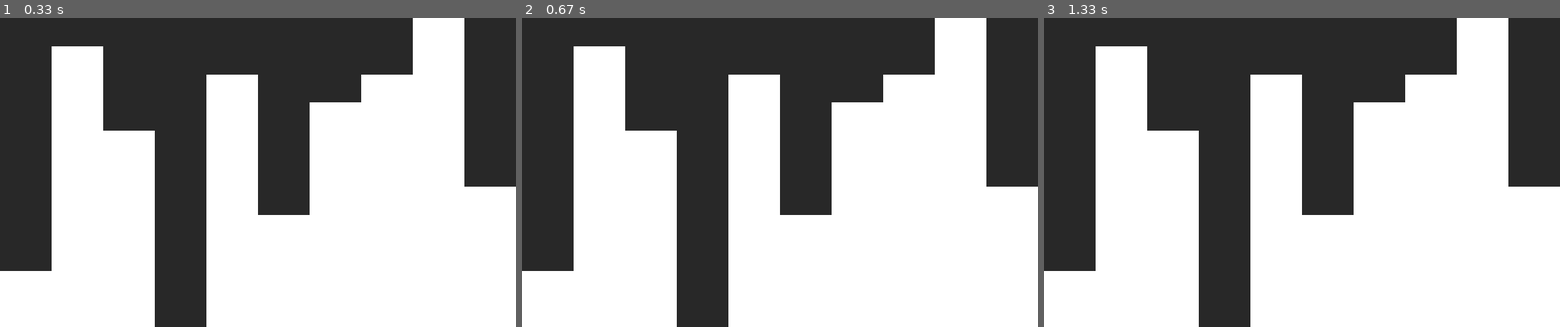
Above: before the commit, frames 1-3 (left to right).
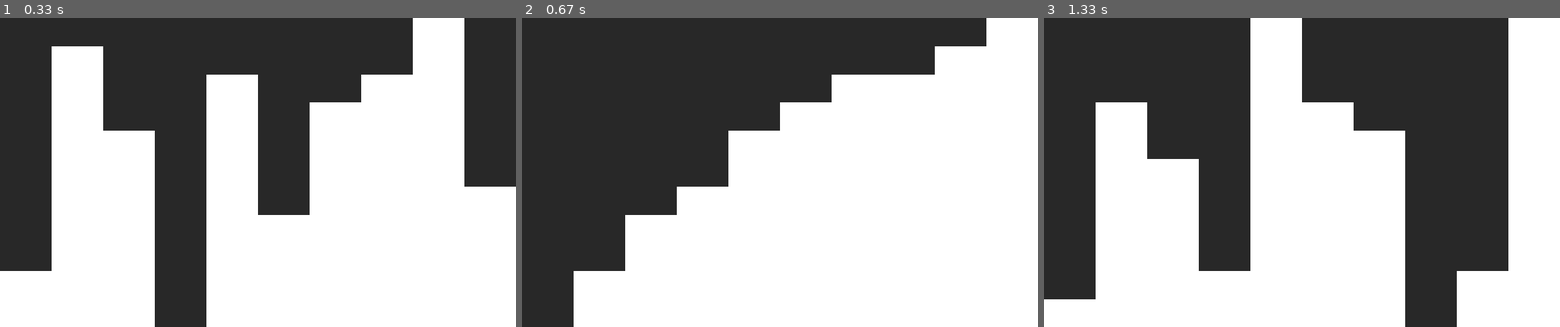
Above: after the commit, the same moments.

Repository: Ayden-Hogeveen-Git/PygameSortingAnimations
Game: pygame game, started from main.py
Same seed, same stepped clock (60 frames per second), same inputs: the game is played once before the commit and once after it.
Inputs:
- Up to frame 1 (0.33 s): no input
- Up to frame 2 (0.67 s): tap Enter at 0.33 s
- Up to frame 3 (1.33 s): hold R 0.67-1.13 s

Frame 1 is identical in both runs. In frame 2, 29% of the frame differs, in the area x 0-100%, y 0-100%; in frame 3, 34%.

Commit message:
Implemented quickSort, going to take a break for a bit, maybe have some lunch.

Diff:
--- a/quickSort.py
+++ b/quickSort.py
@@ -25,3 +25,60 @@
 
     Called "quick" sort because of the average case being O(nlogn)
     """
+    def __init__(self, arr):
+        self.arr = arr
+        self.first = 0
+        self.last = len(arr)
+
+    def partition(self, first, last):
+        """
+        Uses pointers to sort all values less than the pivot to the left, and all greater than the pivot to the right
+        Then returns the location of the pivot in that case
+        :param first: int (first index of the list)
+        :param last: int (last index of the list)
+        :return small: int (pivot location in sorted list)
+        """
+        pivot = self.arr[first]
+        # Initializes 2 pointers, big 1 index after pivot, small at other end of list
+        big = first + 1
+        small = last
+
+        # Continue until big and small cross
+        while big <= small:
+            # Stop when bigger than pivot
+            while big <= last and self.arr[big] <= pivot:
+                big += 1
+            # Stop when smaller than pivot
+            while self.arr[small] > pivot:
+                small -= 1
+
+            # Swap big and small
+            if big < small:
+                self.arr[small], self.arr[big] = self.arr[big], self.arr[small]
+
+        # Swap pivot to final index
+        self.arr[first], self.arr[small] = self.arr[small], self.arr[first]
+        return small
+
+    def sort_helper(self, first, last):
+        """
+        Recursive helper function to sort the list using the partition
+        :param first: int (first index of the list)
+        :param last: int (last index of the list)
+        :return self.arr: arr (sorted list)
+        """
+        if first >= last:
+            return self.arr
+        pivotIndex = self.partition(first, last)
+        print(self.arr)
+        self.sort_helper(first, pivotIndex - 1)
+        self.sort_helper(pivotIndex + 1, last)
+        return self.arr
+
+    def sort(self):
+        """
+        Recursively sorts the list using the partition
+        :return self.arr: arr (sorted list)
+        """
+
+        return self.sort_helper(0, len(self.arr) - 1)
--- a/sortVisual.py
+++ b/sortVisual.py
@@ -30,10 +30,10 @@
         self.arr = self.createArr()
 
         # ---- Algorithms ---- #
-        self.qSort = QuickSort()
+        self.qSort = QuickSort(self.arr)
         self.mSort = MergeSort()
 
-        self.algorithm = self.mSort
+        self.algorithm = self.qSort
 
         # ---- Colours ---- #
         self.white = (255, 255, 255)
@@ -76,6 +76,13 @@
         pygame.display.update()
         clock.tick(fps)
 
+    def reset(self):
+        """
+        Resets the array and gui to be sorted again
+        :return: None
+        """
+        self.arr = self.createArr()
+
     def run(self):
         """
         Main driver of the code, brings everything together
@@ -93,4 +100,13 @@
                     if event.key == pygame.K_ESCAPE:
                         self.running = False
 
+                    # ---- Sort, then redraw lines ---- #
+                    if event.key == pygame.K_RETURN:
+                        self.algorithm.sort()
+                        self.drawLines()
+
+                    # ---- Restart Program ---- #
+                    if event.key == pygame.K_r:
+                        self.reset()
+
         pygame.quit()
